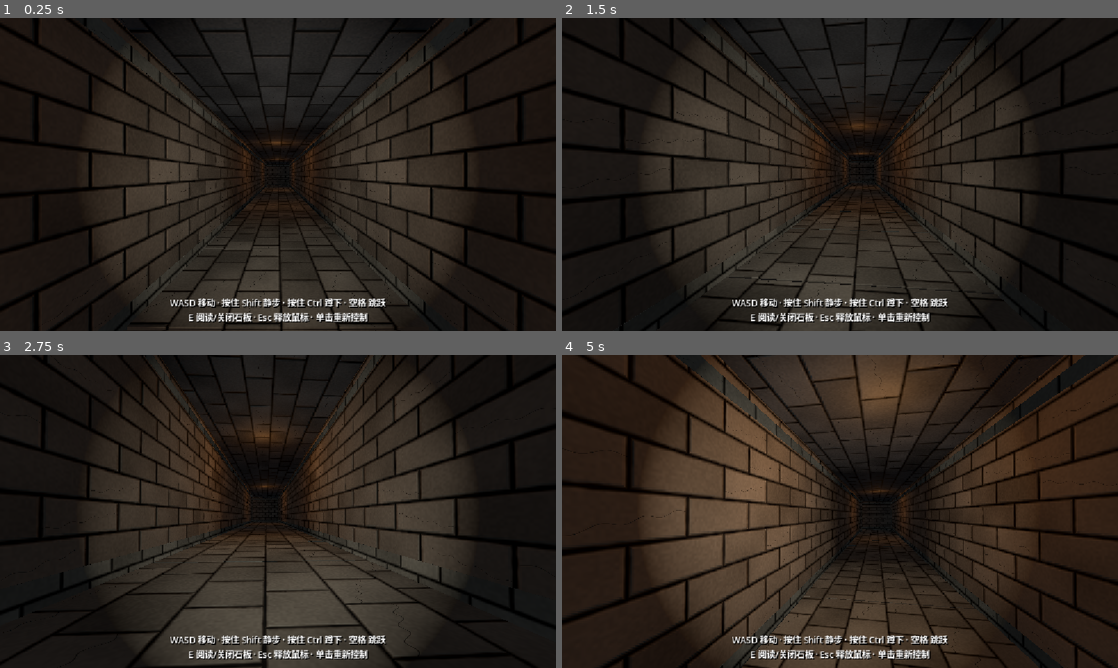
Above: before the commit, frames 1-4 (two rows, left to right).
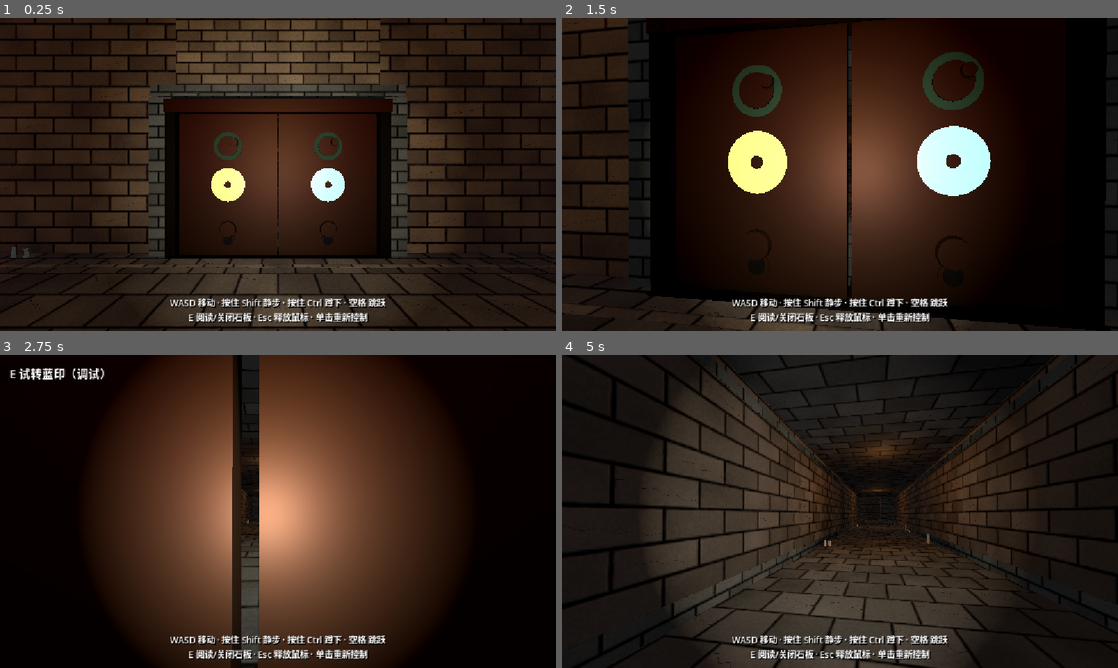
Above: after the commit, the same moments.

Repository: Baron0224/Three-Feet-Under
Game: Godot game, scene res://tomb_corridor.tscn
Same seed, same stepped clock (60 frames per second), same inputs: the game is played once before the commit and once after it. This scene is started directly instead of the project's main scene.
Inputs (mouse positions are in pixels of both pictures, inside the frame that each line leads up to):
- Up to frame 1 (0.25 s): no input
- Up to frame 2 (1.5 s): tap Enter at 0.5 s; move the mouse to (867, 174) at 0.52 s; hold E (interact) 0.53-1.28 s; hold W (move_forward) from 0.53 s (still down); click (867, 174) at 0.67 s; tap Space (jump) at 0.77 s; move the mouse to (812, 174) at 1.27 s; click (812, 174) at 1.35 s
- Up to frame 3 (2.75 s): keep holding W (move_forward); tap Space (jump) at 1.52 s; tap E (interact) at 1.55, 2.3 s; move the mouse to (289, 505) at 2.02 s; hold Ctrl (crouch) from 2.03 s (still down)
- Up to frame 4 (5 s): keep holding W (move_forward); move the mouse to (834, 517) at 2.77 s; release Ctrl (crouch) at 2.78 s; tap E (interact) at 2.85, 3.8, 4.35 s; click (834, 517) at 2.92 s; tap Space (jump) at 3.02, 3.77, 4.52 s; move the mouse to (878, 514) at 3.52 s; hold Shift (sneak) 3.53-4.28 s; move the mouse to (795, 508) at 4.27 s

The runs differ from the first frame. In frame 1, 38% of the frame differs, in the area x 0-100%, y 0-100%; in frame 2, 51%; in frame 3, 43%; in frame 4, 37%.

Commit message:
feat: hub dual-seal bronze door (双印门) matching concept art
Add DualSealDoor @tool scene at Hub02 north opening with weathered bronze
leaves, dragon medallions, lion-ring knockers, yellow (left) and blue (right)
emissive key sockets. Locked until both seals unlock; debug E on each socket.
Temp player spawn moved to (0,1.2,-36) facing the door for F6 testing.
API: unlock_yellow_seal/unlock_blue_seal + seal_unlocked/both_seals_unlocked/door_opened.
Local only — no push.

Diff:
--- /dev/null
+++ b/three-feet-under/dual_seal_door.gd
@@ -0,0 +1,497 @@
+@tool
+extends Node3D
+
+## Hub dual-seal bronze double door (双印门).
+## Left = yellow/gold seal, Right = blue seal. Both must unlock before doors open.
+## West/east puzzle scripts can call unlock_yellow_seal() / unlock_blue_seal().
+## Debug: stand near a glowing socket and press E to unlock that seal.
+
+signal seal_unlocked(which: StringName)
+signal both_seals_unlocked
+signal door_opened
+
+@export var door_width := 5.6:
+	set(v):
+		door_width = maxf(2.0, v)
+		_request_rebuild()
+@export var door_height := 4.2:
+	set(v):
+		door_height = maxf(2.0, v)
+		_request_rebuild()
+@export var door_thickness := 0.22:
+	set(v):
+		door_thickness = maxf(0.08, v)
+		_request_rebuild()
+@export var open_angle_degrees := 100.0
+@export var open_speed := 70.0
+@export var interact_distance := 2.4
+@export var allow_debug_interact := true
+@export var prompt_path: NodePath = NodePath("../HUD/InteractPrompt")
+@export var auto_open_when_both_unlocked := true
+
+var _yellow_unlocked := false
+var _blue_unlocked := false
+var _opening := false
+var _opened := false
+var _open_t := 0.0
+var _rebuild_queued := false
+var _boot_done := false
+var _build_gen := 0
+
+var _left_leaf: Node3D
+var _right_leaf: Node3D
+var _left_body: StaticBody3D
+var _right_body: StaticBody3D
+var _yellow_area: Area3D
+var _blue_area: Area3D
+var _prompt: Label
+var _player: Node3D
+
+var _bronze: StandardMaterial3D
+var _bronze_dark: StandardMaterial3D
+var _patina: StandardMaterial3D
+var _yellow_emit: StandardMaterial3D
+var _blue_emit: StandardMaterial3D
+var _socket_well: StandardMaterial3D
+
+
+func _ready() -> void:
+	_request_rebuild(true)
+
+
+func _notification(what: int) -> void:
+	if what == NOTIFICATION_EDITOR_PRE_SAVE:
+		return
+	if what == NOTIFICATION_ENTER_TREE and Engine.is_editor_hint():
+		_request_rebuild(true)
+
+
+func _request_rebuild(from_boot: bool = false) -> void:
+	if not is_inside_tree():
+		return
+	if _rebuild_queued:
+		return
+	_rebuild_queued = true
+	if from_boot or not _boot_done:
+		call_deferred("_boot_rebuild_async")
+	else:
+		call_deferred("_rebuild_async_idle")
+
+
+func _boot_rebuild_async() -> void:
+	await get_tree().process_frame
+	await get_tree().process_frame
+	_rebuild_queued = false
+	_boot_done = true
+	if not is_inside_tree():
+		return
+	_rebuild_geometry()
+	if not Engine.is_editor_hint():
+		_prompt = get_node_or_null(prompt_path) as Label
+		_player = get_tree().get_first_node_in_group("player") as Node3D
+		print("DualSealDoor: ready at ", global_position)
+	else:
+		print("DualSealDoor: editor preview at ", global_position)
+
+
+func _rebuild_async_idle() -> void:
+	await get_tree().process_frame
+	_rebuild_queued = false
+	if is_inside_tree():
+		_rebuild_geometry()
+
+
+func unlock_yellow_seal() -> void:
+	_unlock_seal(&"yellow")
+
+
+func unlock_blue_seal() -> void:
+	_unlock_seal(&"blue")
+
+
+func unlock_seal(which: StringName) -> void:
+	_unlock_seal(which)
+
+
+func is_yellow_unlocked() -> bool:
+	return _yellow_unlocked
+
+
+func is_blue_unlocked() -> bool:
+	return _blue_unlocked
+
+
+func are_both_unlocked() -> bool:
+	return _yellow_unlocked and _blue_unlocked
+
+
+func is_open() -> bool:
+	return _opened
+
+
+func force_open() -> void:
+	if _opened or _opening:
+		return
+	_yellow_unlocked = true
+	_blue_unlocked = true
+	_begin_open()
+
+
+func _unlock_seal(which: StringName) -> void:
+	var changed := false
+	if which == &"yellow" and not _yellow_unlocked:
+		_yellow_unlocked = true
+		changed = true
+		_set_socket_unlocked_look(_yellow_area, true)
+	elif which == &"blue" and not _blue_unlocked:
+		_blue_unlocked = true
+		changed = true
+		_set_socket_unlocked_look(_blue_area, true)
+	if not changed:
+		return
+	seal_unlocked.emit(which)
+	print("DualSealDoor: unlocked ", which)
+	if _yellow_unlocked and _blue_unlocked:
+		both_seals_unlocked.emit()
+		if auto_open_when_both_unlocked:
+			_begin_open()
+
+
+func _begin_open() -> void:
+	if _opened or _opening:
+		return
+	_opening = true
+	if _prompt:
+		_prompt.visible = false
+	print("DualSealDoor: opening")
+
+
+func _process(delta: float) -> void:
+	if Engine.is_editor_hint():
+		return
+	if _opening:
+		_open_t = move_toward(_open_t, 1.0, (open_speed / maxf(open_angle_degrees, 1.0)) * delta)
+		var ang := deg_to_rad(open_angle_degrees * _open_t)
+		if _left_leaf:
+			_left_leaf.rotation.y = -ang
+		if _right_leaf:
+			_right_leaf.rotation.y = ang
+		if _open_t >= 1.0:
+			_opening = false
+			_opened = true
+			if _left_body:
+				_left_body.collision_layer = 0
+				_left_body.collision_mask = 0
+			if _right_body:
+				_right_body.collision_layer = 0
+				_right_body.collision_mask = 0
+			door_opened.emit()
+		return
+
+	if _opened:
+		return
+
+	_update_debug_prompt()
+
+
+func _update_debug_prompt() -> void:
+	if not allow_debug_interact or _prompt == null or _player == null:
+		return
+	if not (_player.has_method("can_interact") and _player.can_interact()):
+		return
+	var near_y := _socket_near(_yellow_area) and not _yellow_unlocked
+	var near_b := _socket_near(_blue_area) and not _blue_unlocked
+	if near_y:
+		_prompt.visible = true
+		_prompt.text = "E 试转黄印（调试）"
+	elif near_b:
+		_prompt.visible = true
+		_prompt.text = "E 试转蓝印（调试）"
+	elif _prompt.text.begins_with("E 试转"):
+		_prompt.visible = false
+
+
+func _socket_near(area: Area3D) -> bool:
+	if area == null or _player == null:
+		return false
+	var offset := _player.global_position - area.global_position
+	offset.y = 0.0
+	return offset.length() <= interact_distance
+
+
+func _unhandled_input(event: InputEvent) -> void:
+	if Engine.is_editor_hint():
+		return
+	if not allow_debug_interact:
+		return
+	if _player == null or not (_player.has_method("can_interact") and _player.can_interact()):
+		return
+	if not event.is_action_pressed("interact") or event.is_echo():
+		return
+	if _socket_near(_yellow_area) and not _yellow_unlocked:
+		unlock_yellow_seal()
+		get_viewport().set_input_as_handled()
+	elif _socket_near(_blue_area) and not _blue_unlocked:
+		unlock_blue_seal()
+		get_viewport().set_input_as_handled()
+
+
+func _make_materials() -> void:
+	_bronze = StandardMaterial3D.new()
+	_bronze.albedo_color = Color(0.28, 0.18, 0.10)
+	_bronze.metallic = 0.72
+	_bronze.roughness = 0.55
+
+	_bronze_dark = StandardMaterial3D.new()
+	_bronze_dark.albedo_color = Color(0.14, 0.10, 0.07)
+	_bronze_dark.metallic = 0.7
+	_bronze_dark.roughness = 0.7
+
+	_patina = StandardMaterial3D.new()
+	_patina.albedo_color = Color(0.22, 0.32, 0.24)
+	_patina.metallic = 0.45
+	_patina.roughness = 0.82
+
+	_socket_well = StandardMaterial3D.new()
+	_socket_well.albedo_color = Color(0.05, 0.04, 0.03)
+	_socket_well.metallic = 0.3
+	_socket_well.roughness = 0.9
+
+	_yellow_emit = StandardMaterial3D.new()
+	_yellow_emit.albedo_color = Color(0.95, 0.72, 0.18)
+	_yellow_emit.emission_enabled = true
+	_yellow_emit.emission = Color(1.0, 0.75, 0.15)
+	_yellow_emit.emission_energy_multiplier = 3.2
+	_yellow_emit.metallic = 0.4
+	_yellow_emit.roughness = 0.35
+
+	_blue_emit = StandardMaterial3D.new()
+	_blue_emit.albedo_color = Color(0.25, 0.55, 0.95)
+	_blue_emit.emission_enabled = true
+	_blue_emit.emission = Color(0.2, 0.55, 1.0)
+	_blue_emit.emission_energy_multiplier = 3.4
+	_blue_emit.metallic = 0.4
+	_blue_emit.roughness = 0.35
+
+
+func _clear_generated() -> void:
+	for c in get_children():
+		var n := String(c.name)
+		if n.begins_with("Gen_") or n.ends_with("_old"):
+			c.name = n + "_old"
+			remove_child(c)
+			c.queue_free()
+	_left_leaf = null
+	_right_leaf = null
+	_left_body = null
+	_right_body = null
+	_yellow_area = null
+	_blue_area = null
+
+
+func _rebuild_geometry() -> void:
+	if not is_inside_tree():
+		return
+	_build_gen += 1
+	var gen := _build_gen
+	_clear_generated()
+	_make_materials()
+	_build_geometry(gen)
+
+
+func _attach(node: Node, gen: int) -> void:
+	call_deferred("_attach_now", node, gen)
+
+
+func _attach_now(node: Node, gen: int) -> void:
+	if gen != _build_gen:
+		if is_instance_valid(node):
+			node.free()
+		return
+	if not is_inside_tree() or not is_instance_valid(node):
+		return
+	if node.get_parent() == self:
+		return
+	if node.get_parent() != null:
+		node.get_parent().remove_child(node)
+	add_child.call_deferred(node)
+
+
+func _mesh_box(parent: Node3D, name: String, size: Vector3, pos: Vector3, mat: Material) -> MeshInstance3D:
+	var mi := MeshInstance3D.new()
+	mi.name = name
+	var box := BoxMesh.new()
+	box.size = size
+	mi.mesh = box
+	mi.material_override = mat
+	mi.position = pos
+	parent.add_child(mi)
+	return mi
+
+
+func _mesh_cyl(parent: Node3D, name: String, r_top: float, r_bot: float, height: float, pos: Vector3, mat: Material, segs: int = 20, face_z: bool = false) -> MeshInstance3D:
+	var mi := MeshInstance3D.new()
+	mi.name = name
+	var cyl := CylinderMesh.new()
+	cyl.top_radius = r_top
+	cyl.bottom_radius = r_bot
+	cyl.height = height
+	cyl.radial_segments = segs
+	mi.mesh = cyl
+	mi.material_override = mat
+	mi.position = pos
+	if face_z:
+		# Cylinder height is Y; rotate so disc faces door front (+Z).
+		mi.rotation_degrees = Vector3(90, 0, 0)
+	parent.add_child(mi)
+	return mi
+
+
+func _add_collision(leaf: Node3D, size: Vector3, local_center: Vector3) -> StaticBody3D:
+	var body := StaticBody3D.new()
+	body.name = "StaticBody3D"
+	body.collision_layer = 1
+	body.collision_mask = 1
+	var cs := CollisionShape3D.new()
+	var shape := BoxShape3D.new()
+	shape.size = size
+	cs.shape = shape
+	cs.position = local_center
+	body.add_child(cs)
+	leaf.add_child(body)
+	return body
+
+
+func _build_socket(leaf: Node3D, name: String, pos: Vector3, emit_mat: Material) -> Area3D:
+	var socket := Node3D.new()
+	socket.name = name
+	socket.position = pos
+	leaf.add_child(socket)
+
+	# Recessed well
+	_mesh_cyl(socket, "Well", 0.38, 0.38, 0.08, Vector3(0, 0, door_thickness * 0.28), _socket_well, 24, true)
+	# Glow rim
+	_mesh_cyl(socket, "Rim", 0.48, 0.48, 0.07, Vector3(0, 0, door_thickness * 0.36), emit_mat, 28, true)
+	# Inner cog-like stepped ring (visual only)
+	_mesh_cyl(socket, "Cog", 0.30, 0.30, 0.05, Vector3(0, 0, door_thickness * 0.40), _bronze_dark, 12, true)
+	_mesh_cyl(socket, "Hub", 0.10, 0.10, 0.06, Vector3(0, 0, door_thickness * 0.44), _bronze, 10, true)
+
+	var area := Area3D.new()
+	area.name = "InteractArea"
+	area.collision_layer = 0
+	area.collision_mask = 1
+	area.monitoring = true
+	area.monitorable = false
+	var cs := CollisionShape3D.new()
+	var sphere := SphereShape3D.new()
+	sphere.radius = 0.55
+	cs.shape = sphere
+	area.add_child(cs)
+	socket.add_child(area)
+	return area
+
+
+func _build_dragon(leaf: Node3D, pos: Vector3) -> void:
+	var root := Node3D.new()
+	root.name = "DragonMedallion"
+	root.position = pos
+	leaf.add_child(root)
+	_mesh_box(root, "Plate", Vector3(0.95, 0.95, 0.04), Vector3(0, 0, door_thickness * 0.35), _bronze_dark)
+	_mesh_cyl(root, "Disc", 0.40, 0.40, 0.06, Vector3(0, 0, door_thickness * 0.40), _patina, 22, true)
+	# Coiled "dragon" suggestion: torus-like stacked cylinders + head bump
+	_mesh_cyl(root, "Coil", 0.28, 0.28, 0.08, Vector3(0, 0, door_thickness * 0.46), _bronze, 16, true)
+	_mesh_cyl(root, "Head", 0.10, 0.12, 0.14, Vector3(0.18, 0.12, door_thickness * 0.52), _bronze, 10, true)
+
+
+func _build_knocker(leaf: Node3D, pos: Vector3) -> void:
+	var root := Node3D.new()
+	root.name = "LionKnocker"
+	root.position = pos
+	leaf.add_child(root)
+	_mesh_cyl(root, "LionHead", 0.22, 0.26, 0.18, Vector3(0, 0, door_thickness * 0.42), _bronze, 14, true)
+	_mesh_cyl(root, "Muzzle", 0.10, 0.12, 0.10, Vector3(0, -0.06, door_thickness * 0.52), _bronze_dark, 10, true)
+	# Ring (torus approx: thin cylinder rotated)
+	var ring := _mesh_cyl(root, "Ring", 0.20, 0.20, 0.05, Vector3(0, -0.32, door_thickness * 0.48), _bronze, 18)
+	ring.rotation_degrees = Vector3(90, 0, 0)
+	var ring_i := _mesh_cyl(root, "RingInner", 0.14, 0.14, 0.06, Vector3(0, -0.32, door_thickness * 0.48), _bronze_dark, 16)
+	ring_i.rotation_degrees = Vector3(90, 0, 0)
+
+
+func _build_leaf(is_left: bool, gen: int) -> void:
+	var half_w := door_width * 0.5
+	var leaf_w := half_w - 0.04
+	var hinge_x := -half_w if is_left else half_w
+	var panel_center_x := (leaf_w * 0.5) if is_left else (-leaf_w * 0.5)
+
+	var leaf := Node3D.new()
+	leaf.name = "Gen_LeftLeaf" if is_left else "Gen_RightLeaf"
+	leaf.position = Vector3(hinge_x, door_height * 0.5, 0.0)
+
+	# Main panel (local space: hinge at x=0)
+	_mesh_box(leaf, "Panel", Vector3(leaf_w, door_height, door_thickness), Vector3(panel_center_x, 0, 0), _bronze)
+	# Raised border
+	_mesh_box(leaf, "Border", Vector3(leaf_w * 0.92, door_height * 0.92, door_thickness * 0.35), Vector3(panel_center_x, 0, door_thickness * 0.25), _bronze_dark)
+	# Vertical fillet
+	_mesh_box(leaf, "Filigree", Vector3(leaf_w * 0.78, door_height * 0.78, door_thickness * 0.12), Vector3(panel_center_x, 0, door_thickness * 0.30), _patina)
+
+	var cx := panel_center_x
+	_build_dragon(leaf, Vector3(cx, door_height * 0.28, 0))
+	var socket_pos := Vector3(cx, door_height * 0.02, 0)
+	var area: Area3D
+	if is_left:
+		area = _build_socket(leaf, "YellowSocket", socket_pos, _yellow_emit)
+		_yellow_area = area
+	else:
+		area = _build_socket(leaf, "BlueSocket", socket_pos, _blue_emit)
+		_blue_area = area
+	_build_knocker(leaf, Vector3(cx, -door_height * 0.28, 0))
+
+	# Side hinge barrels
+	for i in range(3):
+		var hy := lerpf(-door_height * 0.38, door_height * 0.38, float(i) / 2.0)
+		_mesh_cyl(leaf, "Hinge_%d" % i, 0.07, 0.07, 0.28, Vector3(0.0, hy, 0.0), _bronze_dark, 10)
+
+	var body := _add_collision(leaf, Vector3(leaf_w, door_height, door_thickness), Vector3(panel_center_x, 0, 0))
+	if is_left:
+		_left_leaf = leaf
+		_left_body = body
+	else:
+		_right_leaf = leaf
+		_right_body = body
+
+	_attach(leaf, gen)
+	# restore unlocked look after rebuild
+	if not Engine.is_editor_hint():
+		call_deferred("_refresh_socket_looks")
+
+
+func _refresh_socket_looks() -> void:
+	_set_socket_unlocked_look(_yellow_area, _yellow_unlocked)
+	_set_socket_unlocked_look(_blue_area, _blue_unlocked)
+
+
+func _set_socket_unlocked_look(area: Area3D, unlocked: bool) -> void:
+	if area == null:
+		return
+	var socket := area.get_parent()
+	if socket == null:
+		return
+	var rim := socket.get_node_or_null("Rim") as MeshInstance3D
+	if rim and rim.material_override is StandardMaterial3D:
+		var mat := (rim.material_override as StandardMaterial3D).duplicate() as StandardMaterial3D
+		mat.emission_energy_multiplier = 6.0 if unlocked else 3.2
+		rim.material_override = mat
+
+
+func _build_geometry(gen: int) -> void:
+	# Stone/bronze frame around opening (visual only)
+	var frame := Node3D.new()
+	frame.name = "Gen_Frame"
+	_mesh_box(frame, "Threshold", Vector3(door_width + 0.6, 0.18, 0.55), Vector3(0, 0.09, 0.05), _bronze_dark)
+	_mesh_box(frame, "LintelBar", Vector3(door_width + 0.8, 0.35, 0.45), Vector3(0, door_height + 0.2, 0.0), _bronze)
+	_mesh_box(frame, "PostL", Vector3(0.28, door_height + 0.4, 0.45), Vector3(-(door_width * 0.5 + 0.2), door_height * 0.5, 0.0), _bronze_dark)
+	_mesh_box(frame, "PostR", Vector3(0.28, door_height + 0.4, 0.45), Vector3(door_width * 0.5 + 0.2, door_height * 0.5, 0.0), _bronze_dark)
+	_attach(frame, gen)
+
+	_build_leaf(true, gen)
+	_build_leaf(false, gen)
--- /dev/null
+++ b/three-feet-under/dual_seal_door.tscn
@@ -0,0 +1,10 @@
+[gd_scene format=3 uid="uid://bqdualsealdoor01"]
+
+[ext_resource type="Script" path="res://dual_seal_door.gd" id="1_dual"]
+
+[node name="DualSealDoor" type="Node3D"]
+script = ExtResource("1_dual")
+door_width = 5.6
+door_height = 4.2
+door_thickness = 0.22
+allow_debug_interact = true
--- a/three-feet-under/tomb_corridor.tscn
+++ b/three-feet-under/tomb_corridor.tscn
@@ -11,6 +11,7 @@
 [ext_resource type="Material" path="res://art/materials/trim.tres" id="Art_trim"]
 [ext_resource type="Material" path="res://art/materials/wall.tres" id="Art_wall"]
 [ext_resource type="PackedScene" uid="uid://bb3wysvrok1mr" path="res://spike_cascade_trap.tscn" id="SpikeCascade"]
+[ext_resource type="PackedScene" uid="uid://bqdualsealdoor01" path="res://dual_seal_door.tscn" id="DualSealDoor"]
 
 [sub_resource type="BoxMesh" id="Mesh_Floor01"]
 size = Vector3(3, 0.2, 8)
@@ -2472,7 +2473,7 @@
 transform = Transform3D(1, 0, 0, 0, 1, 0, 0, 0, 1, 0, 2.41, 17.55)
 
 [node name="player" type="CharacterBody3D" parent="." unique_id=144523109]
-transform = Transform3D(0, 0, -1, 0, 1, 0, 1, 0, 0, 19.0, 1.2, -6)
+transform = Transform3D(1, 0, 0, 0, 1, 0, 0, 0, 1, 0, 1.2, -36)
 script = ExtResource("1_et3i4")
 
 [node name="CollisionShape3D" type="CollisionShape3D" parent="player" unique_id=2089584757]
@@ -4308,6 +4309,16 @@
 [node name="SpikeTrapRespawn" type="Marker3D" parent="." unique_id=1343085783]
 transform = Transform3D(1, 0, 0, 0, 1, 0, 0, 0, 1, 16.5, 0.3, -12)
 
+[node name="DualSealDoor" parent="." instance=ExtResource("DualSealDoor")]
+transform = Transform3D(1, 0, 0, 0, 1, 0, 0, 0, 1, 0, 0, -41.9)
+door_width = 5.6
+door_height = 4.2
+prompt_path = NodePath("../HUD/InteractPrompt")
+allow_debug_interact = true
+
+[node name="DualSealDoorTestSpawn" type="Marker3D" parent="."]
+transform = Transform3D(1, 0, 0, 0, 1, 0, 0, 0, 1, 0, 1.2, -36)
+
 [node name="EastWing" type="Node3D" parent="." unique_id=392047440]
 transform = Transform3D(1.5, 0, 0, 0, 1.5, 0, 0, 0, 1.5, 0, 0, 0)
 metadata/note = "07 abyss, 08-09 architecture; no bridge/rope/mechanisms, shortcut currently bidirectional"
